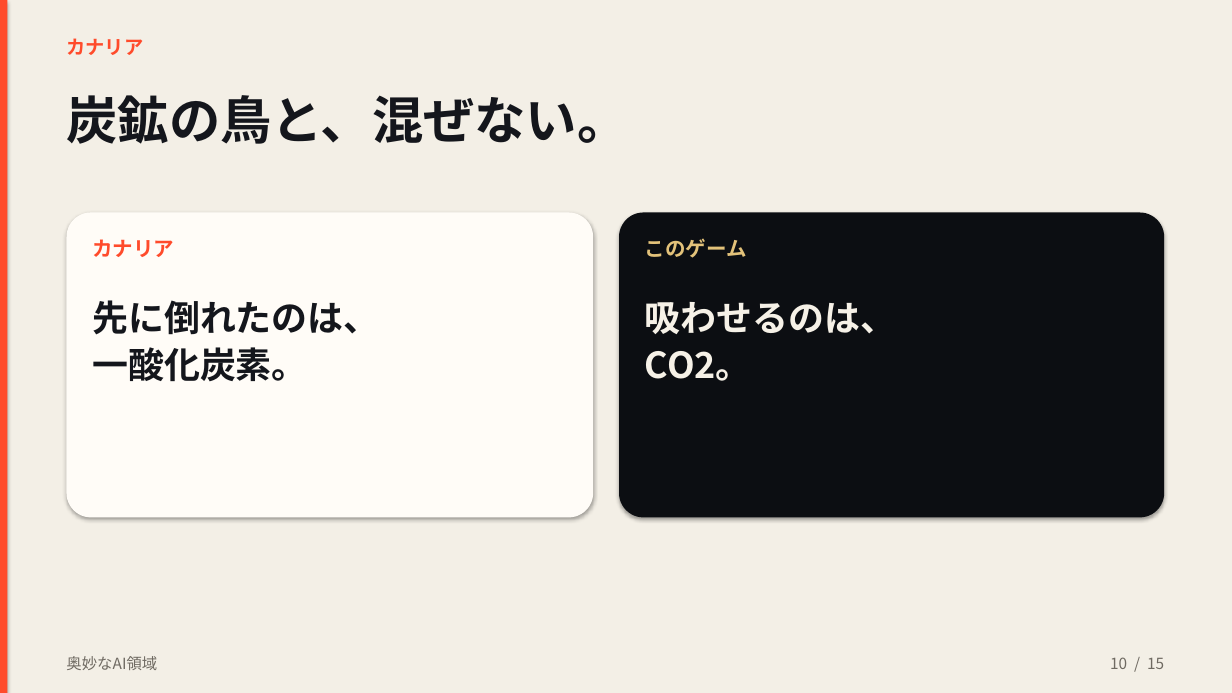
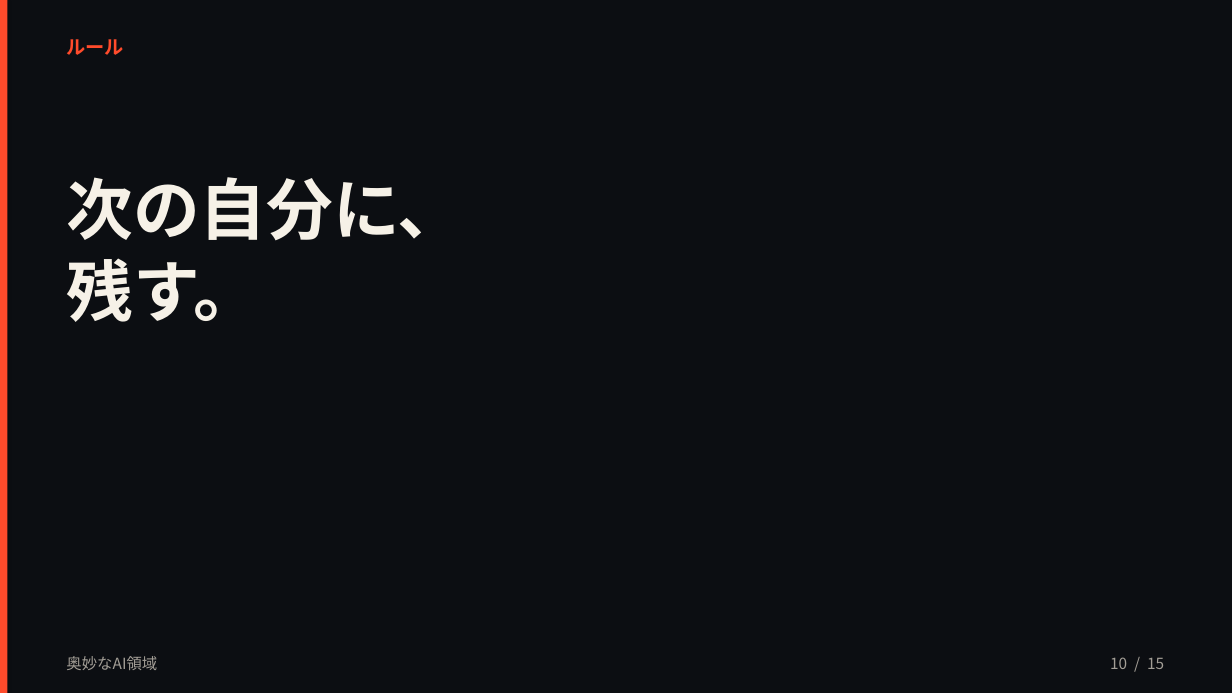
Before and after one commit to kouyozhang-design/vodcoach-ai, a slide deck: slide 10 of presentation/奥妙なAI領域_文化祭.pptx. Drawn at 1232x693 pixels with LibreOffice and Linux fonts; fonts in the diff are those of the drawing. Boxes give left, top, right and bottom in pixels: in the first picture for what was removed or moved away, otherwise in the second. Text is boxed around its words. In the diff, an @@ line names an element or a change of style, - is before the commit and + after.

```diff
--- a/presentation/奥妙なAI領域_文化祭.pptx
+++ b/presentation/奥妙なAI領域_文化祭.pptx
@@ background #F3EFE6 to #0C0E12 @@
@@ text at bbox=[66, 39, 124, 55]: text changed @@
-カナリア
+ルール
@@ text at bbox=[66, 177, 464, 322]: text changed; size 40 to 52 pt; text colour #14161C to #F6F1E7 @@
-炭鉱の鳥と、混ぜない。
+次の自分に、
+残す。
@@ rounded rectangle removed at bbox=[67, 213, 593, 518] @@
@@ text removed at bbox=[92, 239, 174, 257] @@
-カナリア
@@ rounded rectangle removed at bbox=[619, 213, 1165, 518] @@
@@ text removed at bbox=[645, 238, 747, 258] @@
-このゲーム
@@ text removed at bbox=[92, 300, 379, 381] @@
-先に倒れたのは、
-一酸化炭素。
@@ text removed at bbox=[645, 302, 896, 381] @@
-吸わせるのは、
-CO2。
@@ text "奥妙なAI領域" at bbox=[66, 656, 157, 670]: text colour #6F6A62 to #A39E96 @@
@@ text "10 / 15" at bbox=[1110, 657, 1164, 669]: text colour #6F6A62 to #A39E96 @@
```
Also in this commit, not shown: 10 other slides changed, 4 slides added, 4 slides removed, 2 other files.
